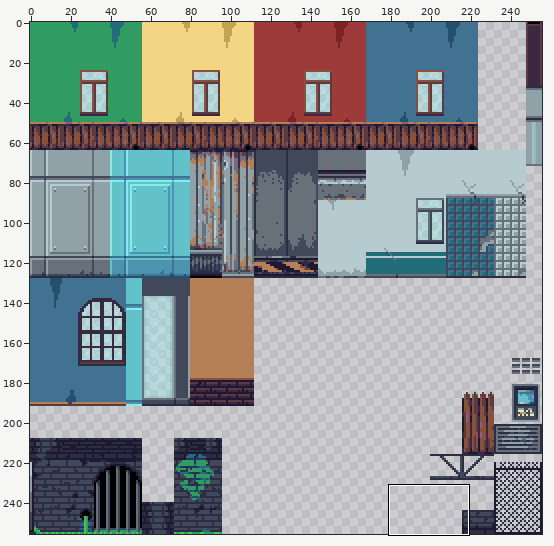
Edited in one commit: pixel-art file (Assets/Tileset/Rooms.ase). The picture above shows the old version from afar; the outline marks the close-up.
Close-up. The starting point:
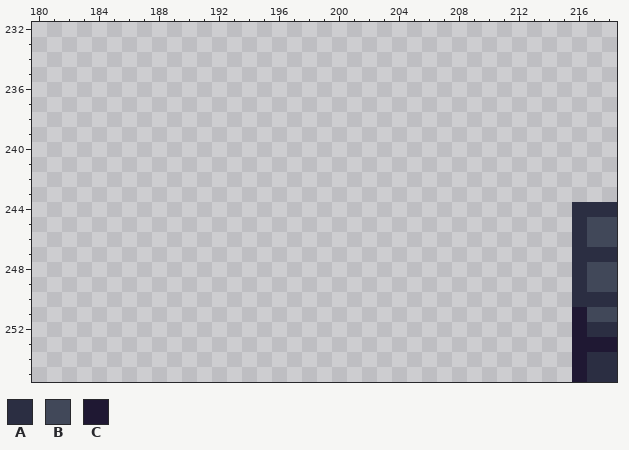
256x256 pixels, 1 frame. Shown: x 180..218, y 232..255.
Visible layers, top first: "Windows", "Walls".
Palette (. is transparent): A #2b2e42  B #414859  C #1f1833
Pixels before, first column x 216:
244 AAA
245 ABB
246 ABB
247 AAA
248 ABB
249 ABB
250 AAA
251 CBB
252 CAA
253 CCC
254 CAA
255 CAA
The result:
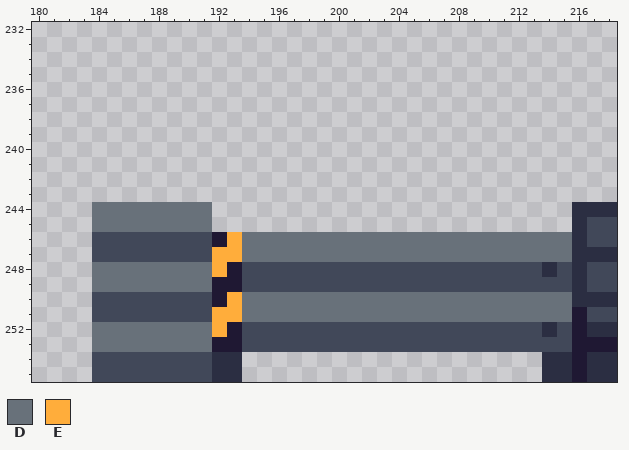
Colours new in this view: D #68717a  E #ffad3b
Changes in this commit:
Changed rows in their new state; - is an unchanged pixel.
Layer "Walls":
first column x 184:
244 DDDDDDDD------------------------
245 DDDDDDDD------------------------
246 BBBBBBBBCEDDDDDDDDDDDDDDDDDDDDDD
247 BBBBBBBBEEDDDDDDDDDDDDDDDDDDDDDD
248 DDDDDDDDECBBBBBBBBBBBBBBBBBBBBAB
249 DDDDDDDDCCBBBBBBBBBBBBBBBBBBBBBB
250 BBBBBBBBCEDDDDDDDDDDDDDDDDDDDDDD
251 BBBBBBBBEEDDDDDDDDDDDDDDDDDDDDDD
252 DDDDDDDDECBBBBBBBBBBBBBBBBBBBBAB
253 DDDDDDDDCCBBBBBBBBBBBBBBBBBBBBBB
254 BBBBBBBBAA--------------------AA
255 BBBBBBBBAA--------------------AA
Changed places in both close-ups, as pixel boxes (x1, y1, x2, y2):
added: (92, 202, 572, 382)
